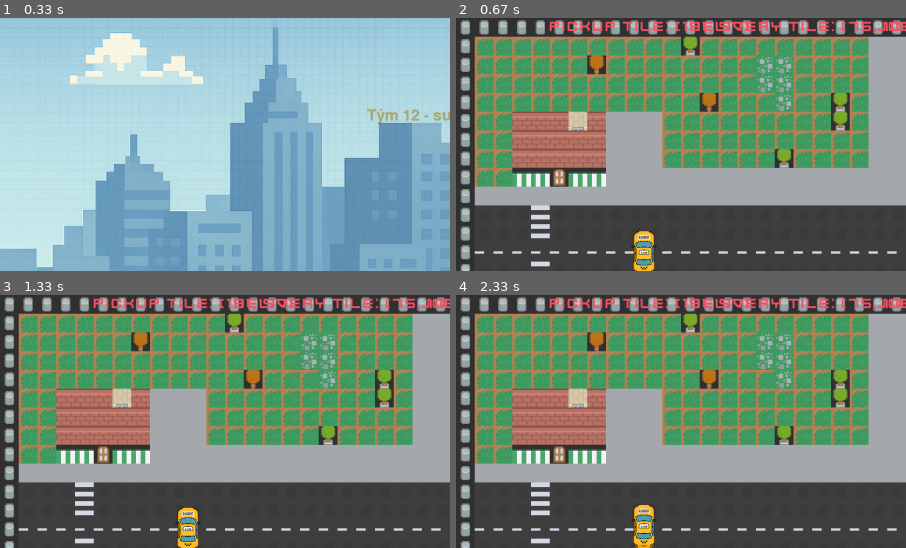
Above: before the commit, frames 1-4 (two rows, left to right).
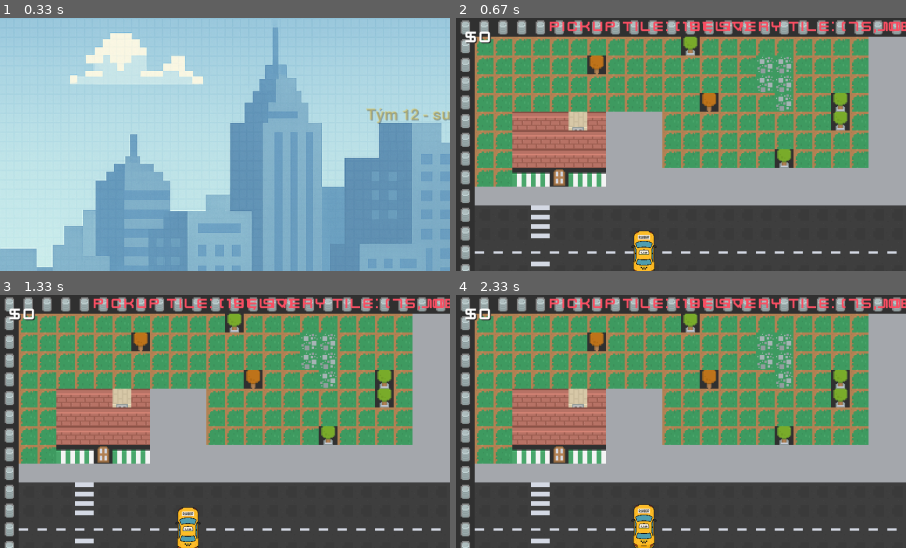
Above: after the commit, the same moments.

Repository: jirihos/UUN-Pygame-workshop
Game: pygame game, started from src/main.py
Two runs of this game, one before a commit and one after it. Both use one fixed random seed, a clock stepped at 60 frames per second and the inputs below.
Inputs (mouse positions are % of the whole screen's width and height, from its top left):
- Up to frame 1 (0.33 s): no input
- Up to frame 2 (0.67 s): click (50, 50) at 0.38 s
- Up to frame 3 (1.33 s): tap Space at 0.67, 1 s
- Up to frame 4 (2.33 s): tap X at 1.33 s; hold W from 2.17 s (still down)
The pictures show only the part of the screen within x 0-50%, y 0-50%; the shares and areas given below are measured in that part.

Frame 1 is identical in both runs. In frame 2, 0.2% of the frame differs, in the area x 2-8%, y 5-11%; in frame 3, 0.2%; in frame 4, 0.2%.

Commit message:
Finally Get Paid for Driving

Diff:
--- a/src/scenes/game.py
+++ b/src/scenes/game.py
@@ -13,6 +13,8 @@
         self.car = CarSprite(400,500)
         self.sprites.add(self.car)
         self.brake_pressed = False
+        self.money = 0
+
 
         base_path = os.path.dirname(os.path.dirname(__file__))
 
@@ -147,6 +149,7 @@
             elif self.job_state == "dropoff":
                 if self.is_at_tile(self.current_job.delivery_tile_loc) and self.car.is_handbraking() and abs(self.car.speed) < 0.2:
                     print("[JOB] Passenger dropped off. Job complete.")
+                    self.money += random.randint(15,25)
                     self.new_job()
 
         screen.fill((50, 50, 50))
@@ -269,6 +272,20 @@
             self.main.screen.blit(p_shadow, (px + 2, py + 2))
             self.main.screen.blit(p_surface, (px, py))
 
+        # === Display Cash ===
+        cash_text = f"${self.money}"
+        font_cash = pygame.font.Font(self.font_path, 36)
+
+        cash_surface = font_cash.render(cash_text, True, (255, 255, 255))
+        cash_shadow = font_cash.render(cash_text, True, (40, 40, 40))
+
+        cash_x = 20
+        cash_y = 20
+
+        self.main.screen.blit(cash_shadow, (cash_x + 2, cash_y + 2))
+        self.main.screen.blit(cash_surface, (cash_x, cash_y))
+
+
     def draw_minimap(self):
         """Displays the minimap in the bottom right corner and highlights the car position, pickup and delivery locations."""
         scale = self.minimap_scale
